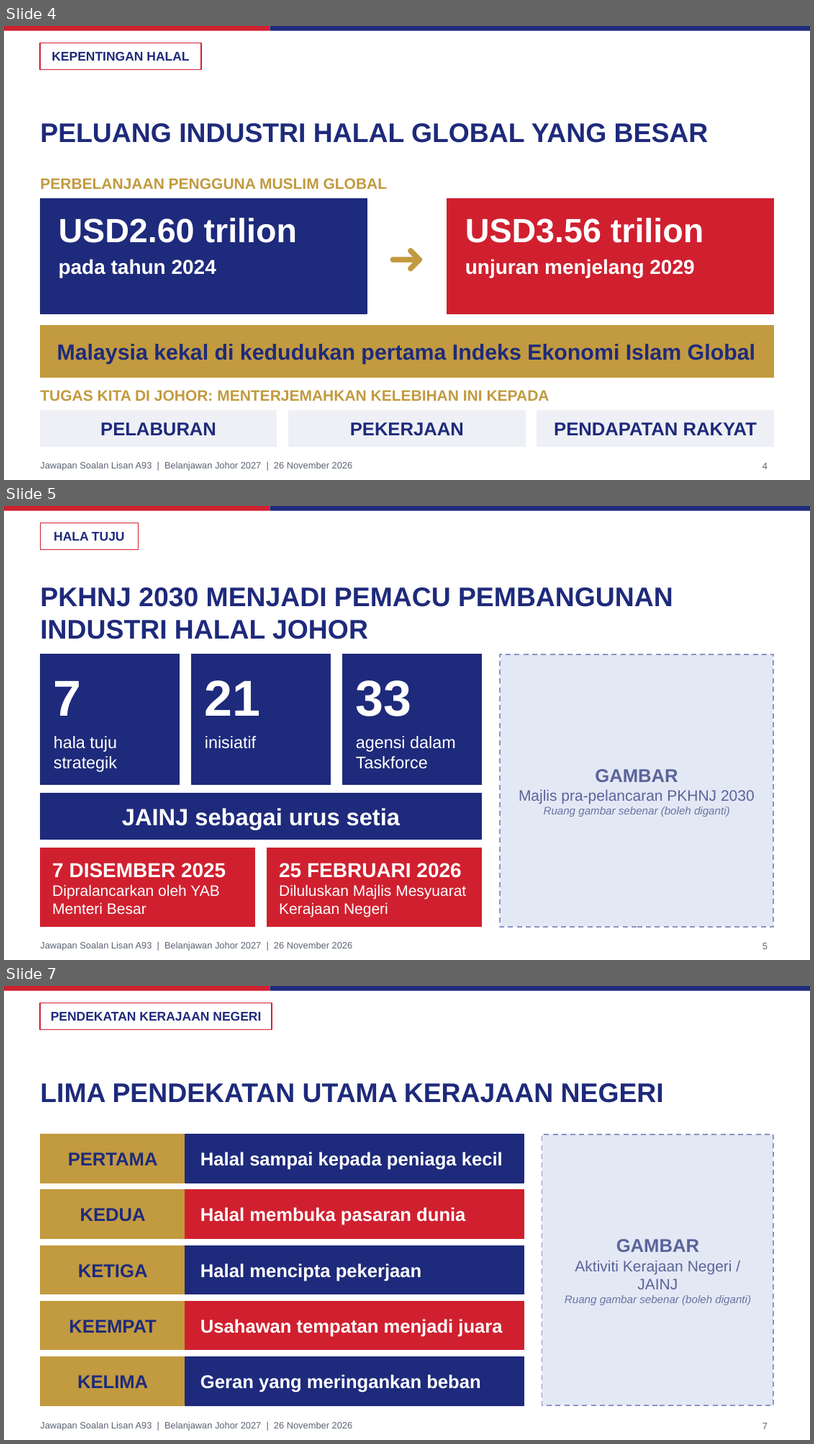
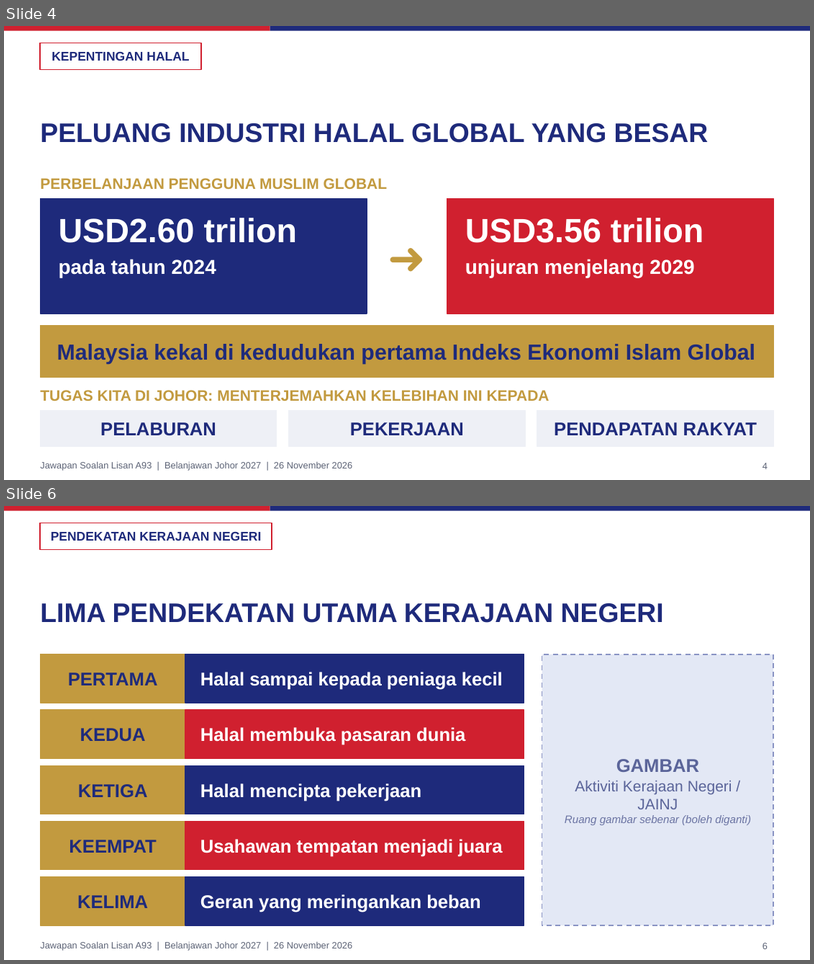
Before and after one commit to nawaljoe/Nawal, a slide deck: slides/A93_Halal_Johor_16x9.pptx. Shown one above the other, each under a label of ours: slides 4, 5 and 7 before the commit, slides 4 and 6 after it; the slides between them are not shown. The pictures are 814x1444 and 814x964 pixels, drawn with LibreOffice and Linux fonts; fonts in the diff are those of the drawing; background and template pictures are left out. Boxes give left, top, right and bottom in pixels: in the first picture for what was removed or moved away, otherwise in the second. Text is boxed around its words. In the diff, an @@ line names an element or a change of style, - is before the commit and + after.

```diff
--- a/slides/A93_Halal_Johor_16x9.pptx
+++ b/slides/A93_Halal_Johor_16x9.pptx
@@ slide 5 removed at box(4, 506, 810, 960), background #FFFFFF; not listed: 3 template elements that a slide beside it also shows @@
@@ rectangle removed at box(40, 523, 139, 549) @@
@@ text removed at box(54, 532, 125, 541) @@
-HALA TUJU
@@ title removed at box(40, 587, 674, 639) @@
-PKHNJ 2030 MENJADI PEMACU PEMBANGUNAN INDUSTRI HALAL JOHOR
@@ rectangle removed at box(40, 654, 180, 784) @@
@@ rectangle removed at box(191, 654, 331, 784) @@
@@ rectangle removed at box(343, 654, 482, 784) @@
@@ rectangle removed at box(500, 654, 774, 926) @@
@@ text removed at box(54, 681, 82, 716) @@
-7
@@ text removed at box(205, 680, 261, 716) @@
-21
@@ text removed at box(356, 680, 412, 716) @@
-33
@@ text removed at box(54, 736, 117, 772) @@
-hala tuju strategik
@@ text removed at box(205, 736, 256, 749) @@
-inisiatif
@@ text removed at box(356, 736, 456, 769) @@
-agensi dalam Taskforce
@@ text removed at box(519, 769, 755, 816) @@
-GAMBAR
-Majlis pra-pelancaran PKHNJ 2030
-Ruang gambar sebenar (boleh diganti)
@@ rectangle removed at box(40, 793, 482, 839) @@
@@ text removed at box(122, 808, 400, 829) @@
-JAINJ sebagai urus setia
@@ rectangle removed at box(40, 848, 255, 926) @@
@@ rectangle removed at box(267, 848, 482, 926) @@
@@ text removed at box(52, 862, 226, 914) @@
-7 DISEMBER 2025
-Dipralancarkan oleh YAB Menteri Besar
@@ text removed at box(279, 862, 466, 917) @@
-25 FEBRUARI 2026
-Diluluskan Majlis Mesyuarat Kerajaan Negeri
@@ page number removed at box(763, 942, 768, 949) @@
-5
@@ what was slide 7 is now slide 6 @@
@@ page number at box(763, 942, 768, 949): text changed @@
-7
+6
```
Also in this commit, not shown: 1 slide changed, 4 other files.
